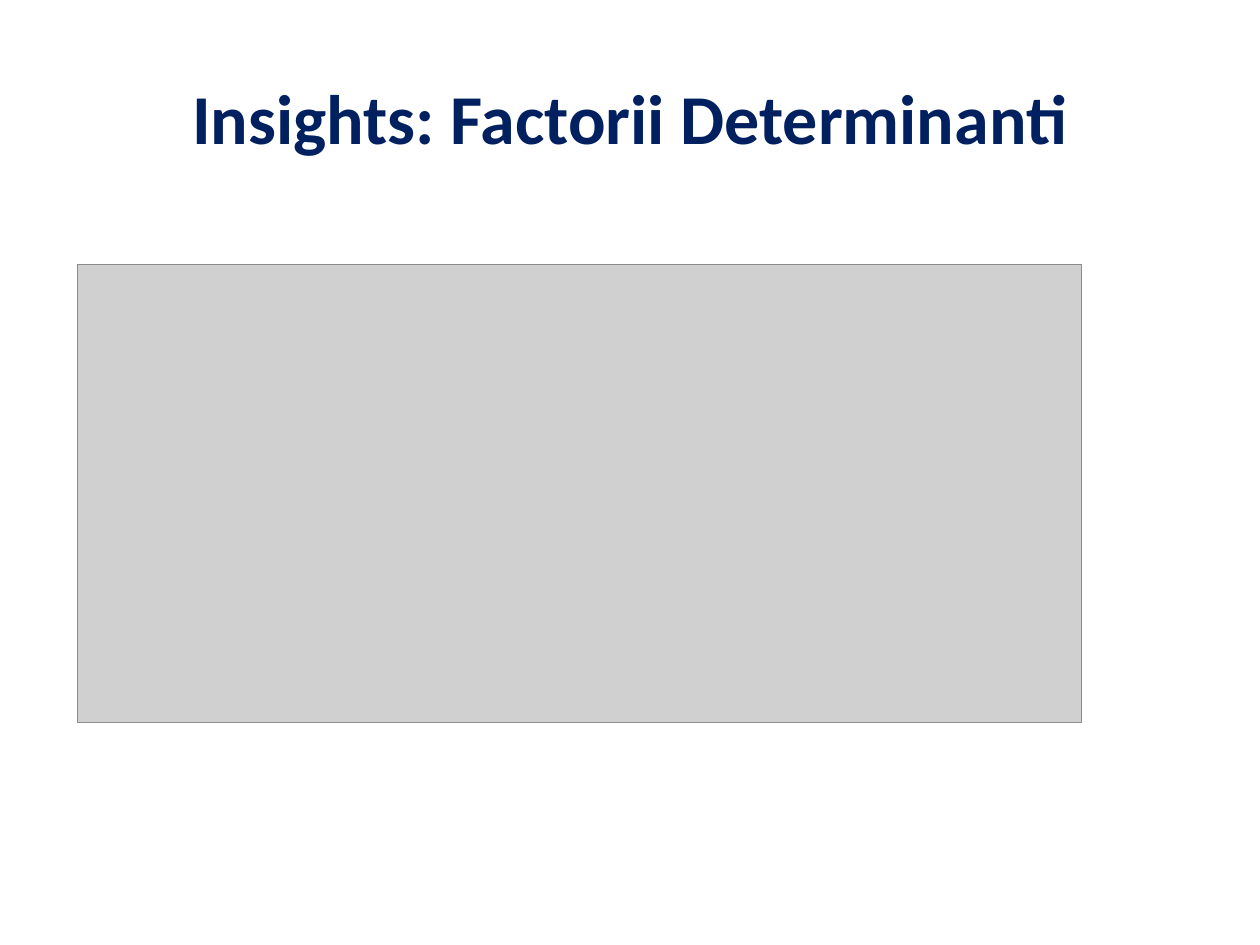
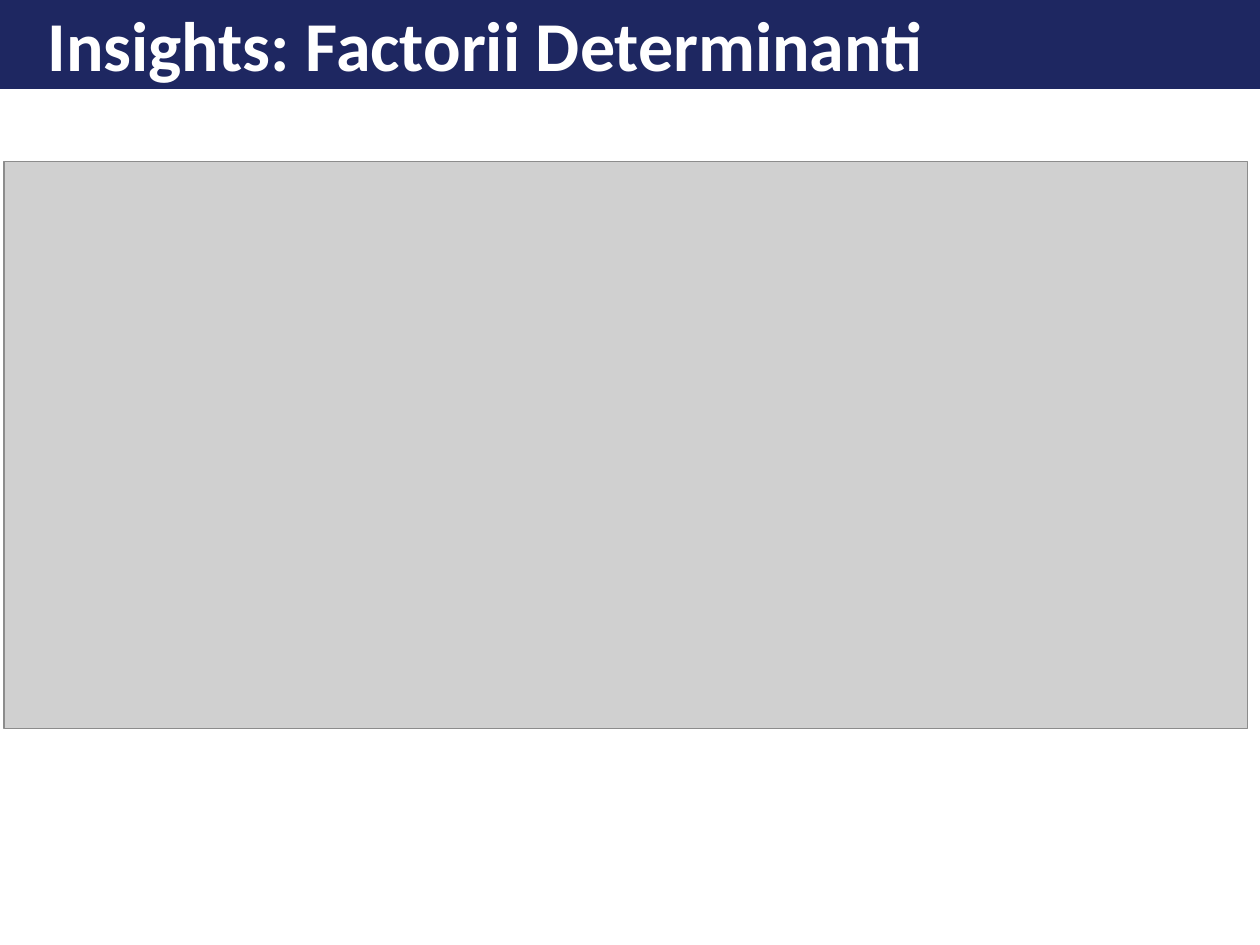
Before and after one commit to datiaxe/transactions_profit_prediction, a slide deck: slide 9 of reports/Profit_Prediction_Engine .pptx. Drawn at 1260x945 pixels with LibreOffice and Linux fonts; fonts in the diff are those of the drawing; grey boxes stand for pictures. Boxes give left, top, right and bottom in pixels: in the first picture for what was removed or moved away, otherwise in the second. Text is boxed around its words. In the diff, an @@ line names an element or a change of style, - is before the commit and + after.

```diff
--- a/reports/Profit_Prediction_Engine .pptx
+++ b/reports/Profit_Prediction_Engine .pptx
@@ rectangle added at box(0, 0, 1260, 88), fill #1E2761, outline #1E2761 1 pt @@
@@ text "Insights: Factorii Determinanti": place and size @@
-text "Insights: Factorii Determinanti" at box(192, 94, 1068, 156)
+text "Insights: Factorii Determinanti" at box(48, 21, 922, 83)
@@ text "Insights: Factorii Determinanti" at box(48, 21, 922, 83): text colour #002060 to #FFFFFF; alignment centre to left @@
@@ picture: place and size @@
-picture at box(78, 265, 1082, 722)
+picture at box(4, 161, 1247, 728)
```
Also in this commit, not shown: 12 other slides changed, 6 other files.
